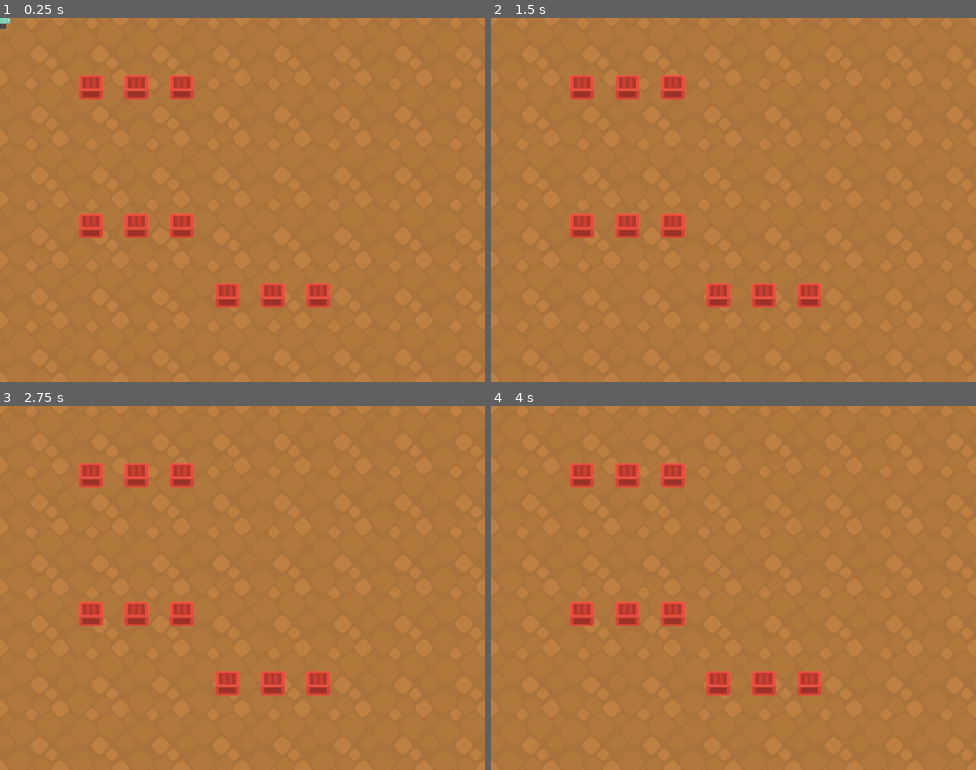
Above: before the commit, frames 1-4 (two rows, left to right).
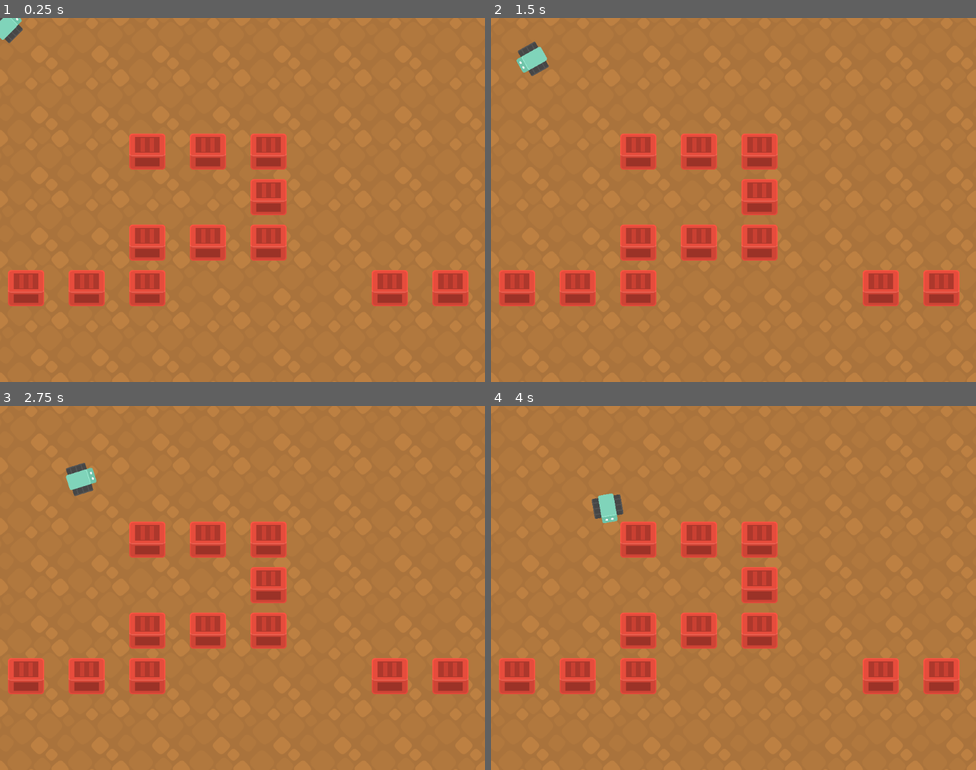
Above: after the commit, the same moments.

Repository: Herbrant/riBOTtaro
Game: Godot game, scene res://scene/base.tscn
Same seed, same stepped clock (60 frames per second), same inputs: the game is played once before the commit and once after it.
Inputs:
- Up to frame 1 (0.25 s): no input
- Up to frame 2 (1.5 s): hold D (right) 0.53-1.28 s; hold S (down) from 1.28 s (still down)
- Up to frame 3 (2.75 s): release S (down) at 2.03 s; hold D (right) from 2.03 s (still down)
- Up to frame 4 (4 s): release D (right) at 2.78 s; hold W (up) 2.78-3.53 s; hold A (left) from 3.53 s (still down)

The runs differ from the first frame. In frame 1, 12% of the frame differs, in the area x 0-97%, y 0-80%; in frame 2, 12%, in the area x 1-97%, y 6-80%; in frame 3, 12%; in frame 4, 12%.

Commit message:
feat: updated godot module

Diff:
--- a/godot/scene/Obstacle.tscn
+++ b/godot/scene/Obstacle.tscn
@@ -11,7 +11,7 @@
 
 [node name="Sprite2D" type="Sprite2D" parent="StaticBody2D"]
 texture_filter = 3
-scale = Vector2(0.4, 0.4)
+scale = Vector2(0.6, 0.6)
 texture = ExtResource("1_h06nh")
 
 [node name="CollisionShape2D" type="CollisionShape2D" parent="StaticBody2D"]
--- a/godot/scene/base.tscn
+++ b/godot/scene/base.tscn
@@ -89,11 +89,13 @@
 
 [node name="CharacterBody2D" type="CharacterBody2D" parent="."]
 top_level = true
+light_mask = 15
+visibility_layer = 15
 script = ExtResource("3_f5dfi")
 
 [node name="Sprite2D" type="Sprite2D" parent="CharacterBody2D"]
 texture_filter = 3
-scale = Vector2(0.3, 0.3)
+scale = Vector2(0.4, 0.4)
 texture = ExtResource("4_m202v")
 
 [node name="CollisionShape2D" type="CollisionShape2D" parent="CharacterBody2D"]
--- /dev/null
+++ b/godot/scene/target.gd
@@ -0,0 +1,4 @@
+extends Area2D
+
+func _on_body_entered(_body):
+	print("collsion detected")
--- /dev/null
+++ b/godot/scene/target.tscn
@@ -0,0 +1,22 @@
+[gd_scene load_steps=4 format=3 uid="uid://bjtcvq5msjbi"]
+
+[ext_resource type="Texture2D" uid="uid://b58qr32nseji2" path="res://assets/cannoli.png" id="1_5taci"]
+[ext_resource type="Script" path="res://scene/target.gd" id="1_18836"]
+
+[sub_resource type="RectangleShape2D" id="RectangleShape2D_kh7bj"]
+size = Vector2(79, 81)
+
+[node name="target" type="Node2D"]
+
+[node name="Area2D" type="Area2D" parent="."]
+script = ExtResource("1_18836")
+
+[node name="CollisionShape2D" type="CollisionShape2D" parent="Area2D"]
+light_mask = 8
+visibility_layer = 8
+position = Vector2(-0.5, 0.5)
+shape = SubResource("RectangleShape2D_kh7bj")
+
+[node name="Sprite2D" type="Sprite2D" parent="Area2D"]
+scale = Vector2(0.15, 0.15)
+texture = ExtResource("1_5taci")
--- a/godot/script/CharacterBody2D.gd
+++ b/godot/script/CharacterBody2D.gd
@@ -3,9 +3,11 @@
 @export var speed = 400
 @export var rotation_speed = 1.5
 
+const PORT = 8000
+
 var server = TCPServer.new()
 var socket = WebSocketPeer.new()
-var peer: StreamPeerTCP
+
 var rotation_direction = 0
 
 func get_input():
@@ -18,18 +20,27 @@
 	move_and_slide()
 
 func _ready():
-	server.listen(8000)
+	server.listen(PORT)
 
 
 func _process(delta):
+	var err: Error
+	socket.accept_stream(server.take_connection())
 	socket.poll()
-	peer = server.take_connection()
-	socket.accept_stream(peer)
 
 	var state = socket.get_ready_state()
-	if state == socket.STATE_OPEN:
-		print("OPEN")
-	elif state == socket.STATE_CLOSING:
-		print("CLOSING")
-	elif state == socket.STATE_CLOSED:
-		print("CLOSED")
+
+	if state == WebSocketPeer.STATE_OPEN:
+		while socket.get_available_packet_count():
+			var packet = socket.get_packet()
+
+			print("Packet: ",packet.get_string_from_utf8())
+
+
+	# Position updates
+	var v: Vector2
+	v.x = 1
+	v.y = 1
+	global_translate(v)
+	move_and_slide()
+	rotate(10)
--- a/godot/script/base.gd
+++ b/godot/script/base.gd
@@ -1,10 +1,4 @@
 extends Node2D
-
-
-var server = TCPServer.new()
-var socket = WebSocketPeer.new()
-var stream : StreamPeerTCP
-var PORT = 8080
 
 func load_map():
 	var file = FileAccess.open("res://config/matrix.txt", FileAccess.READ)
@@ -20,37 +14,34 @@
 
 func set_map():
 	var obstacle_scene = load("res://scene/Obstacle.tscn")
-	var screen_size = get_viewport_rect().size
+	var target_scene = load("res://scene/target.tscn")
+	var screen_size = get_viewport().get_visible_rect().size
 	print(screen_size)
 
 	var m = load_map()
 
-	for i in range(len(m)):
+	var square_size: Vector2
+	square_size.y = screen_size[1]/len(m)
+	square_size.x = screen_size[0]/len(m[0])
+
+	for i in range(len(m) - 1):
 		for j in range(len(m[i])):
 			if m[i][j] == "1":
 				var obj = obstacle_scene.instantiate()
-				obj.position.y = screen_size[0]/len(m) * i
-				obj.position.x = screen_size[1]/len(m[i]) * j
+				obj.position.y = square_size.y * i + 90
+				obj.position.x = square_size.x * j + 55
+
 				add_child(obj)
-
-
-
-func info(msg):
-	print(msg)
+#			elif m[i][j] == "X":
+#				var obj = target_scene.instantiate()
+#				obj.position.y = square_size.y * i + 90
+#				obj.position.x = square_size.x * j + 55
+#
+#				add_child(obj)
 
 # Called when the node enters the scene tree for the first time.
 func _ready():
 	set_map()
-	server.listen(PORT)
 
 func _process(delta):
-	var conn = server.is_connection_available()
-	if conn and !stream:
-		stream = server.take_connection()
-		stream.set_no_delay(true)
-		socket.accept_stream(stream)
-
-		while socket.get_ready_state() != WebSocketPeer.STATE_OPEN:
-			socket.poll()
-
-		socket.send_text("Test message from server")
+	pass
Not shown, changed: godot/config/matrix.txt
